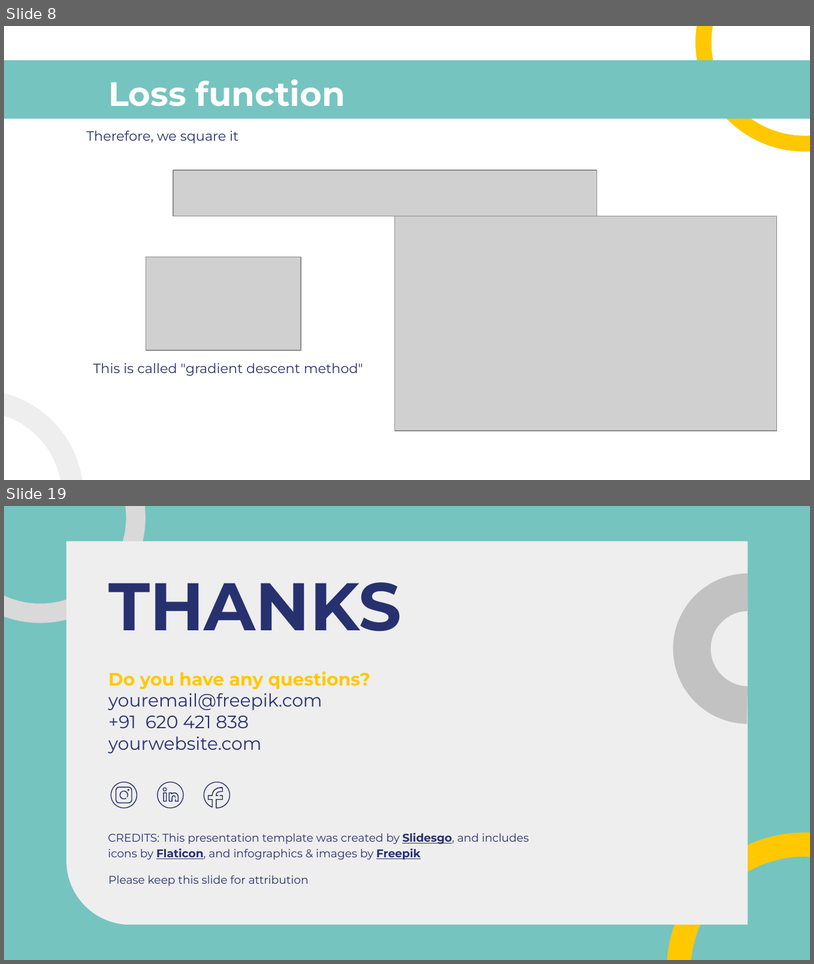
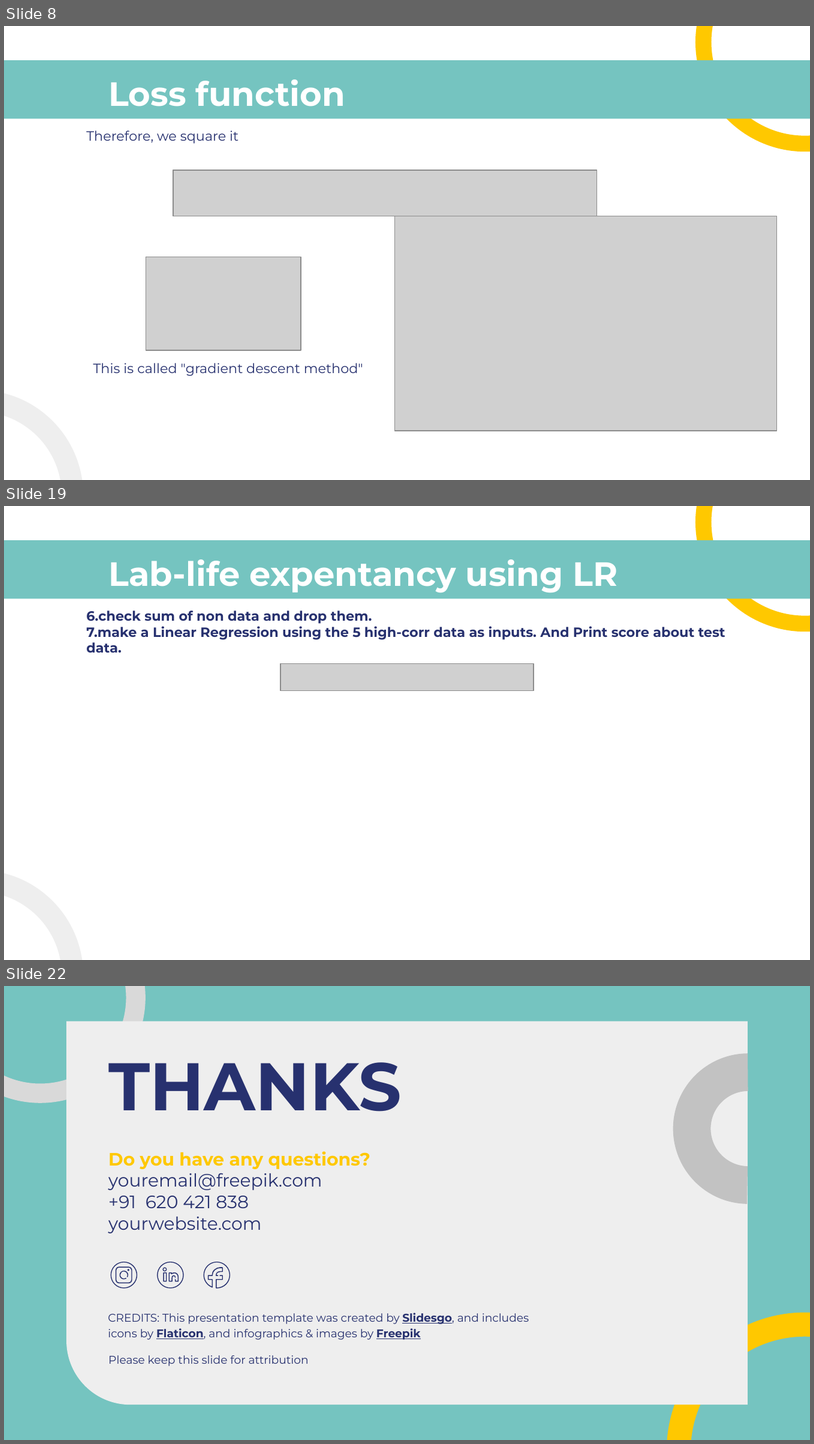
Before and after one commit to gurwoghd/2023_WFK_ICT-Laos-, a slide deck: LectureNotes/ch4_Linear_Regression(LR).pptx. Shown one above the other, each under a label of ours: slides 8 and 19 before the commit, slides 8, 19 and 22 after it; the slides between them are not shown. The pictures are 814x964 and 814x1444 pixels, drawn with LibreOffice and Linux fonts; fonts in the diff are those of the drawing; grey boxes stand for pictures. Boxes give left, top, right and bottom in pixels: in the first picture for what was removed or moved away, otherwise in the second. Text is boxed around its words. In the diff, an @@ line names an element or a change of style, - is before the commit and + after.

```diff
--- a/LectureNotes/ch4_Linear_Regression(LR).pptx
+++ b/LectureNotes/ch4_Linear_Regression(LR).pptx
@@ slide 19 added at (4,506,810,960), background #FFFFFF; not listed: 3 template elements that a slide beside it also shows @@
@@ title added at (108,559,618,592), 30 pt, text #FFFFFF, bold @@
+Lab-life expentancy using LR
@@ subtitle added at (86,610,726,652), 12 pt, text #27316F, bold @@
+6.check sum of non data and drop them.
+7.make a Linear Regression using the 5 high-corr data as inputs. And Print score about test data.
@@ picture added at (281,663,534,690) @@
@@ what was slide 19 is now slide 22 @@
```
Also in this commit, not shown: 8 slides changed, 5 other slides added, 3 slides removed, 1 other file.
